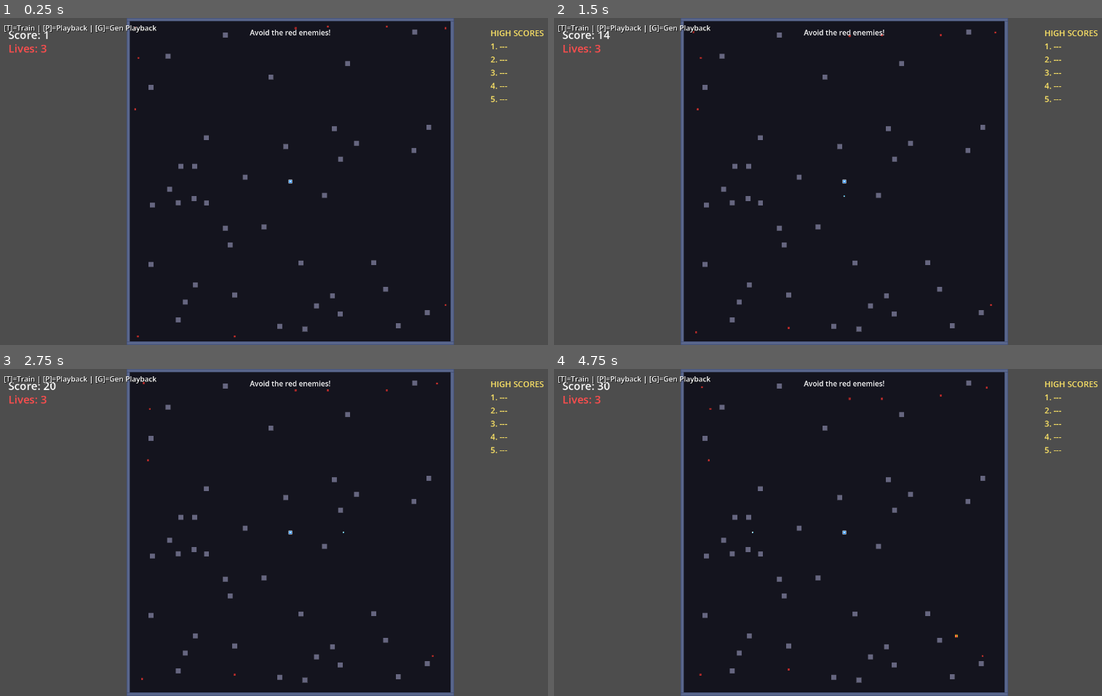
Above: before the commit, frames 1-4 (two rows, left to right).
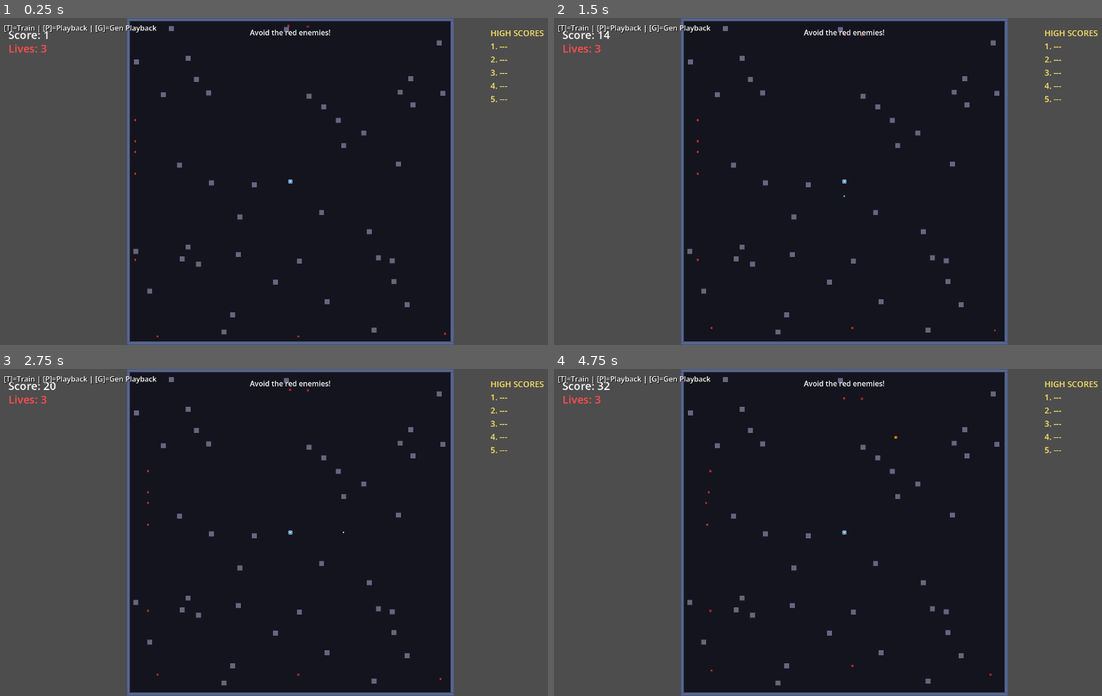
Above: after the commit, the same moments.

Repository: aryavolkan/evolve
Game: Godot game, scene res://main.tscn
Two runs of this game, one before a commit and one after it. Both use one fixed random seed, a clock stepped at 60 frames per second and the inputs below.
Inputs (mouse positions are in pixels of both pictures, inside the frame that each line leads up to):
- Up to frame 1 (0.25 s): no input
- Up to frame 2 (1.5 s): tap Enter (ui_accept) at 0.5, 0.77 s; move the mouse to (970, 165) at 0.52 s; hold D (shoot_right) 0.53-1.28 s; hold T 0.53-1.28 s; click (970, 165) at 0.67 s; move the mouse to (729, 197) at 1.27 s; hold S (shoot_down) from 1.28 s (still down); tap Shift at 1.35 s
- Up to frame 3 (2.75 s): tap Enter (ui_accept) at 1.52 s; move the mouse to (350, 460) at 2.02 s; release S (shoot_down) at 2.03 s; hold D (shoot_right) from 2.03 s (still down); hold P from 2.03 s (still down)
- Up to frame 4 (4.75 s): move the mouse to (817, 597) at 2.77 s; release D (shoot_right) at 2.78 s; release P at 2.78 s; hold W (shoot_up) 2.78-3.53 s; tap H at 2.85 s; click (817, 597) at 2.92 s; tap Enter (ui_accept) at 3.02, 3.77, 4.52 s; move the mouse to (1019, 581) at 3.52 s; hold G 3.53-4.28 s; hold A (shoot_left) from 3.53 s (still down); move the mouse to (669, 483) at 4.27 s; tap Space at 4.35 s

The runs differ from the first frame. In frame 1, 1.2% of the frame differs, in the area x 24-82%, y 2-98%; in frame 2, 1.2%; in frame 3, 1.2%; in frame 4, 1.3%, in the area x 9-82%, y 2-97%.

Commit message:
Replace global RNG with per-arena RandomNumberGenerator instances
Parallel training arenas shared Godot's global RNG, causing non-deterministic
games even with the same seed + network. Each Main scene now gets its own
RandomNumberGenerator seeded at game start, and passes it to spawned enemies.

Co-Authored-By: Claude Opus 4.6 <noreply@anthropic.com>

Diff:
--- a/enemy.gd
+++ b/enemy.gd
@@ -8,6 +8,7 @@
 
 var player: CharacterBody2D
 var point_value: int = 1
+var rng: RandomNumberGenerator  # Per-arena RNG passed from Main scene
 
 # Movement state
 var move_timer: float = 0.0
@@ -44,7 +45,10 @@
 	# Find player in our local scene (handles SubViewport isolation)
 	player = find_local_player()
 	apply_type_config()
-	move_timer = randf() * move_cooldown  # Stagger initial moves
+	if rng:
+		move_timer = rng.randf() * move_cooldown  # Stagger initial moves
+	else:
+		move_timer = randf() * move_cooldown  # Fallback for tests/standalone
 
 
 func find_local_player() -> CharacterBody2D:
@@ -196,12 +200,12 @@
 	var dy = sign(to_player.y) if to_player.y != 0 else 1
 
 	# Move 1-2 tiles diagonally
-	var tiles = 1 + randi() % 2
+	var tiles = 1 + (rng.randi() if rng else randi()) % 2
 	return Vector2(dx, dy) * TILE_SIZE * tiles
 
 func get_rook_move(to_player: Vector2) -> Vector2:
 	# Straight line movement: pick dominant axis
-	var tiles = 1 + randi() % 3  # 1-3 tiles
+	var tiles = 1 + (rng.randi() if rng else randi()) % 3  # 1-3 tiles
 
 	if abs(to_player.x) > abs(to_player.y):
 		return Vector2(sign(to_player.x) * TILE_SIZE * tiles, 0)
--- a/main.gd
+++ b/main.gd
@@ -90,6 +90,7 @@
 
 var game_seed: int = 0  # Seed for deterministic training
 var training_mode: bool = false  # Simplified game for AI training
+var rng: RandomNumberGenerator  # Per-arena RNG for deterministic replay
 
 # Pre-generated events for deterministic training
 var preset_obstacles: Array = []  # [{pos: Vector2}, ...]
@@ -99,7 +100,8 @@
 func set_game_seed(s: int) -> void:
 	## Set random seed for deterministic game (used in training).
 	game_seed = s
-	seed(s)
+	rng = RandomNumberGenerator.new()
+	rng.seed = s
 
 func set_training_mode(enabled: bool) -> void:
 	## Enable simplified game mode for AI training.
@@ -117,7 +119,8 @@
 static func generate_random_events(seed_value: int) -> Dictionary:
 	## Generate random events for a deterministic game session.
 	## Call once per generation, share results with all individuals.
-	seed(seed_value)
+	var gen_rng = RandomNumberGenerator.new()
+	gen_rng.seed = seed_value
 
 	var obstacles: Array = []
 	var enemy_spawns: Array = []
@@ -128,8 +131,8 @@
 	for i in range(40):  # More obstacles for larger arena
 		for attempt in range(50):
 			var pos = Vector2(
-				randf_range(100, 3740),
-				randf_range(100, 3740)
+				gen_rng.randf_range(100, 3740),
+				gen_rng.randf_range(100, 3740)
 			)
 			if pos.distance_to(arena_center) < 300:
 				continue
@@ -150,13 +153,13 @@
 		spawn_time += spawn_interval
 		spawn_interval = maxf(spawn_interval * 0.95, 3.0)  # Cap at 3s minimum
 		# Random edge position
-		var edge = randi() % 4
+		var edge = gen_rng.randi() % 4
 		var pos: Vector2
 		match edge:
-			0: pos = Vector2(randf_range(100, 3740), 100)  # Top
-			1: pos = Vector2(randf_range(100, 3740), 3740)  # Bottom
-			2: pos = Vector2(100, randf_range(100, 3740))  # Left
-			3: pos = Vector2(3740, randf_range(100, 3740))  # Right
+			0: pos = Vector2(gen_rng.randf_range(100, 3740), 100)  # Top
+			1: pos = Vector2(gen_rng.randf_range(100, 3740), 3740)  # Bottom
+			2: pos = Vector2(100, gen_rng.randf_range(100, 3740))  # Left
+			3: pos = Vector2(3740, gen_rng.randf_range(100, 3740))  # Right
 		enemy_spawns.append({"time": spawn_time, "pos": pos, "type": 0})  # Type 0 = pawn
 
 	# Generate powerup spawn events - CLOSE to player spawn for easier collection
@@ -164,18 +167,20 @@
 	var powerup_time: float = 1.0  # First powerup at 1 second
 	while powerup_time < 120.0:
 		# Spawn powerups within reachable distance of center (player spawn)
-		var angle = randf() * TAU
-		var dist = randf_range(300, 1000)  # 300-1000 units from center (reachable!)
+		var angle = gen_rng.randf() * TAU
+		var dist = gen_rng.randf_range(300, 1000)  # 300-1000 units from center (reachable!)
 		var pos = arena_center + Vector2(cos(angle), sin(angle)) * dist
-		var powerup_type = randi() % 10  # 10 powerup types
+		var powerup_type = gen_rng.randi() % 10  # 10 powerup types
 		powerup_spawns.append({"time": powerup_time, "pos": pos, "type": powerup_type})
 		powerup_time += 3.0  # Powerup every 3 seconds (more frequent)
 
 	return {"obstacles": obstacles, "enemy_spawns": enemy_spawns, "powerup_spawns": powerup_spawns}
 
 func _ready() -> void:
-	if game_seed > 0:
-		seed(game_seed)  # Apply seed before any random operations
+	if not rng:
+		# Human mode: create unseeded RNG (random each run)
+		rng = RandomNumberGenerator.new()
+		rng.randomize()
 	if DisplayServer.get_name() != "headless":
 		print("Evolve app started!")
 	get_tree().paused = false
@@ -314,7 +319,7 @@
 		enemy.type = ChessPiece.PAWN
 	else:
 		# Chess piece type (weighted: pawns common, higher pieces rarer)
-		var type_roll = randf()
+		var type_roll = rng.randf()
 		var difficulty = get_difficulty_factor()
 
 		if type_roll < 0.5 - difficulty * 0.3:
@@ -331,6 +336,7 @@
 	# Spawn at random position along arena edges
 	var pos = get_random_edge_spawn_position()
 	enemy.position = pos
+	enemy.rng = rng
 	add_child(enemy)
 
 	# Apply slow/freeze after adding to tree (so apply_type_config has run)
@@ -347,6 +353,7 @@
 	enemy.speed = get_scaled_enemy_speed() * (0.5 if training_mode else 1.0)
 	enemy.type = enemy_type  # 0=pawn, 1=knight, etc.
 	enemy.position = pos
+	enemy.rng = rng
 	add_child(enemy)
 
 	if freeze_active:
@@ -374,6 +381,7 @@
 		enemy.speed = BASE_ENEMY_SPEED * (0.5 if training_mode else 1.0)  # Slower in training
 		enemy.type = ChessPiece.PAWN  # Start with pawns
 		enemy.position = get_random_edge_spawn_position()
+		enemy.rng = rng
 		add_child(enemy)
 
 
@@ -404,7 +412,7 @@
 	powerup.position = pos
 
 	# Random powerup type (10 types: 0-9)
-	var type_index = randi() % 10
+	var type_index = rng.randi() % 10
 	powerup.set_type(type_index)
 	powerup.collected.connect(_on_powerup_collected)
 	add_child(powerup)
@@ -417,8 +425,8 @@
 	for attempt in range(20):
 		# Random position within arena bounds
 		var pos = Vector2(
-			randf_range(ARENA_PADDING, ARENA_WIDTH - ARENA_PADDING),
-			randf_range(ARENA_PADDING, ARENA_HEIGHT - ARENA_PADDING)
+			rng.randf_range(ARENA_PADDING, ARENA_WIDTH - ARENA_PADDING),
+			rng.randf_range(ARENA_PADDING, ARENA_HEIGHT - ARENA_PADDING)
 		)
 
 		# Check distance from player (not too close, not too far)
@@ -847,8 +855,8 @@
 		var placed = false
 		for attempt in range(50):
 			var pos = Vector2(
-				randf_range(ARENA_PADDING, ARENA_WIDTH - ARENA_PADDING),
-				randf_range(ARENA_PADDING, ARENA_HEIGHT - ARENA_PADDING)
+				rng.randf_range(ARENA_PADDING, ARENA_WIDTH - ARENA_PADDING),
+				rng.randf_range(ARENA_PADDING, ARENA_HEIGHT - ARENA_PADDING)
 			)
 
 			if pos.distance_to(arena_center) < OBSTACLE_PLAYER_SAFE_ZONE:
@@ -874,18 +882,18 @@
 
 func get_random_edge_spawn_position() -> Vector2:
 	## Get a random position along the arena edges for enemy spawning
-	var edge = randi() % 4
+	var edge = rng.randi() % 4
 	var pos: Vector2
 
 	match edge:
 		0:  # Top edge
-			pos = Vector2(randf_range(ARENA_PADDING, ARENA_WIDTH - ARENA_PADDING), ARENA_PADDING)
+			pos = Vector2(rng.randf_range(ARENA_PADDING, ARENA_WIDTH - ARENA_PADDING), ARENA_PADDING)
 		1:  # Bottom edge
-			pos = Vector2(randf_range(ARENA_PADDING, ARENA_WIDTH - ARENA_PADDING), ARENA_HEIGHT - ARENA_PADDING)
+			pos = Vector2(rng.randf_range(ARENA_PADDING, ARENA_WIDTH - ARENA_PADDING), ARENA_HEIGHT - ARENA_PADDING)
 		2:  # Left edge
-			pos = Vector2(ARENA_PADDING, randf_range(ARENA_PADDING, ARENA_HEIGHT - ARENA_PADDING))
+			pos = Vector2(ARENA_PADDING, rng.randf_range(ARENA_PADDING, ARENA_HEIGHT - ARENA_PADDING))
 		3:  # Right edge
-			pos = Vector2(ARENA_WIDTH - ARENA_PADDING, randf_range(ARENA_PADDING, ARENA_HEIGHT - ARENA_PADDING))
+			pos = Vector2(ARENA_WIDTH - ARENA_PADDING, rng.randf_range(ARENA_PADDING, ARENA_HEIGHT - ARENA_PADDING))
 
 	return pos
 
